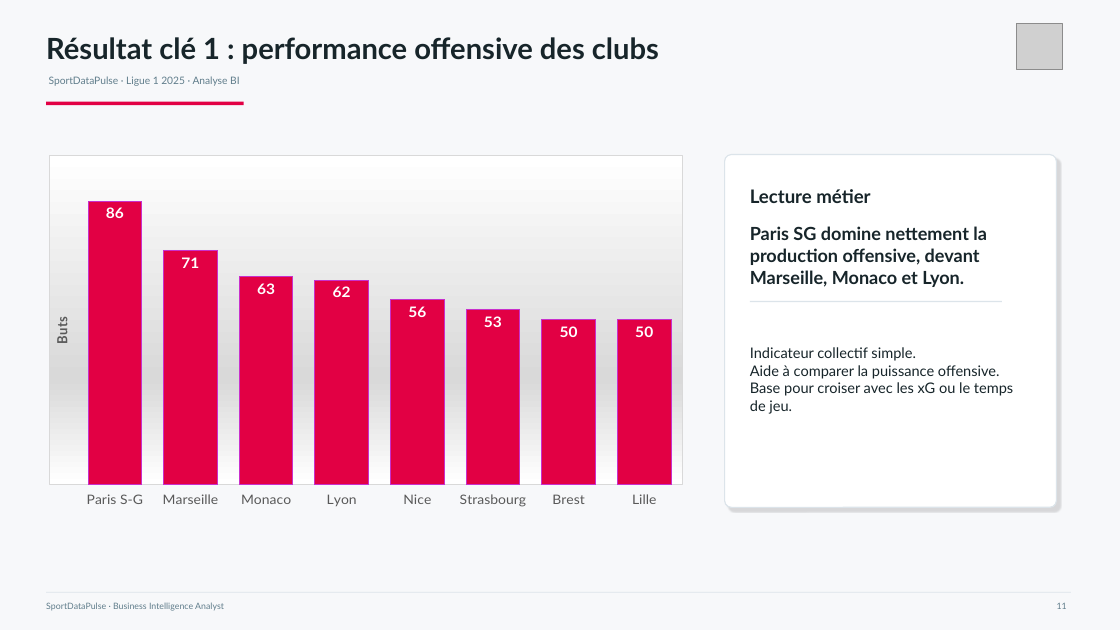
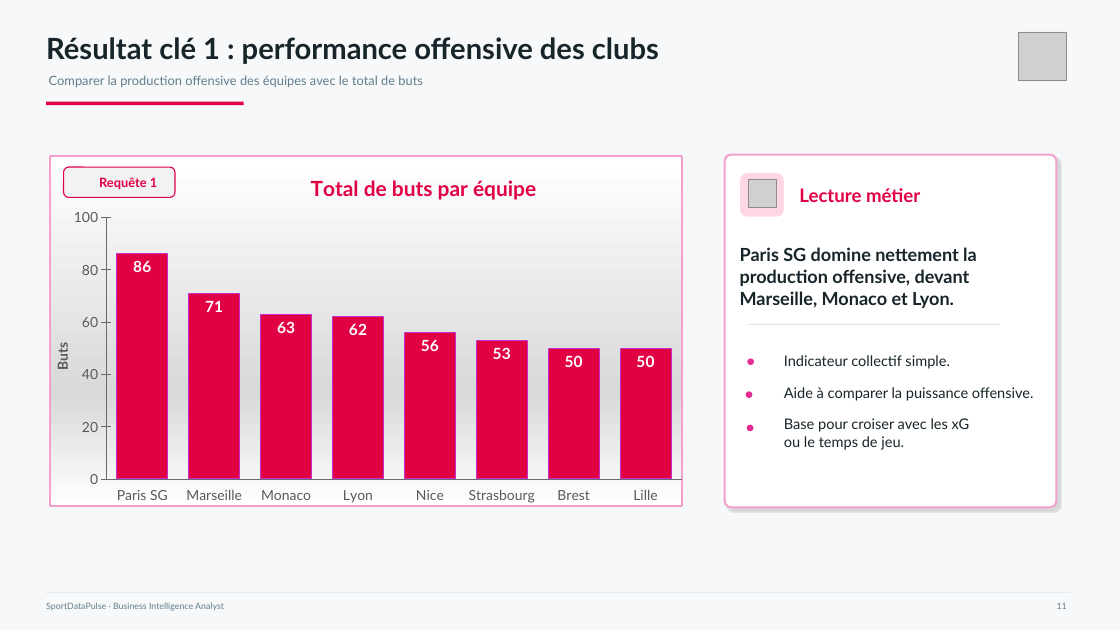
Before and after one commit to steve57000/projet-ligue1, a slide deck: slide 11 of livrables/Presentation_P5_SportDataPulse.pptx. Drawn at 1120x630 pixels with LibreOffice and Linux fonts; fonts in the diff are those of the drawing; grey boxes stand for pictures; background and template pictures are left out. Boxes give left, top, right and bottom in pixels: in the first picture for what was removed or moved away, otherwise in the second. Text is boxed around its words. In the diff, an @@ line names an element or a change of style, - is before the commit and + after.

```diff
--- a/livrables/Presentation_P5_SportDataPulse.pptx
+++ b/livrables/Presentation_P5_SportDataPulse.pptx
@@ picture: place and size @@
-picture at [1017,24,1063,70]
+picture at [1018,32,1067,81]
@@ text at [49,75,423,87]: text changed; size 8.8 to 11 pt @@
-SportDataPulse · Ligue 1 2025 · Analyse BI
+Comparer la production offensive des équipes avec le total de buts
@@ column chart at [49,155,683,507] @@
@@ title "Total de buts par équipe" added @@
-categories: Paris S-G, Marseille, Monaco, Lyon, Nice, Strasbourg, Brest, Lille
+categories: Paris SG, Marseille, Monaco, Lyon, Nice, Strasbourg, Brest, Lille
@@ value axis title "" to "Buts" @@
@@ category axis changed @@
@@ value axis changed @@
@@ border changed @@
@@ plot area changed @@
@@ rounded rectangle added at [64,167,176,197], fill #F2F2F2, outline #E20044 1 pt @@
@@ text added at [99,177,157,189], 11 pt, text #E20044, bold @@
+Requête 1
@@ rounded rectangle at [725,155,1057,507]: outline #DCE4EA 1 pt to #F2A1CE 1.75 pt @@
@@ rounded rectangle added at [740,173,784,217], fill #FF81A8 at 32% opacity @@
@@ text "Lecture métier": place and size @@
-text "Lecture métier" at [750,189,870,203]
+text "Lecture métier" at [799,188,920,202]
@@ text "Lecture métier" at [799,188,920,202]: text colour #17252A to #E20044 @@
@@ picture added at [749,180,776,208] @@
@@ text "Paris SG domine nettement la ...": place and size @@
-text "Paris SG domine nettement la ..." at [750,226,987,287]
+text "Paris SG domine nettement la ..." at [740,247,977,308]
@@ line moved from (750, 302) - (1002, 302) to (749, 324) - (1001, 324) @@
@@ text "Indicateur collectif simple.": place and size @@
-text "Indicateur collectif simple." at [750,347,1013,414]
+text "Indicateur collectif simple." at [784,355,1034,450]
@@ ellipse added at [748,359,755,365], fill #E32D91 @@
@@ text at [784,355,1034,401]: more space between paragraphs @@
@@ ellipse added at [746,392,753,398], fill #E32D91 @@
@@ text at [784,418,970,450]: text changed @@
-Base pour croiser avec les xG ou le temps de jeu.
+Base pour croiser avec les xG
+ou le temps de jeu.
@@ ellipse added at [747,425,754,432], fill #E32D91 @@
```
Also in this commit, not shown: 16 other slides changed, 3 slides added, 1 slide removed, 9 other files.
